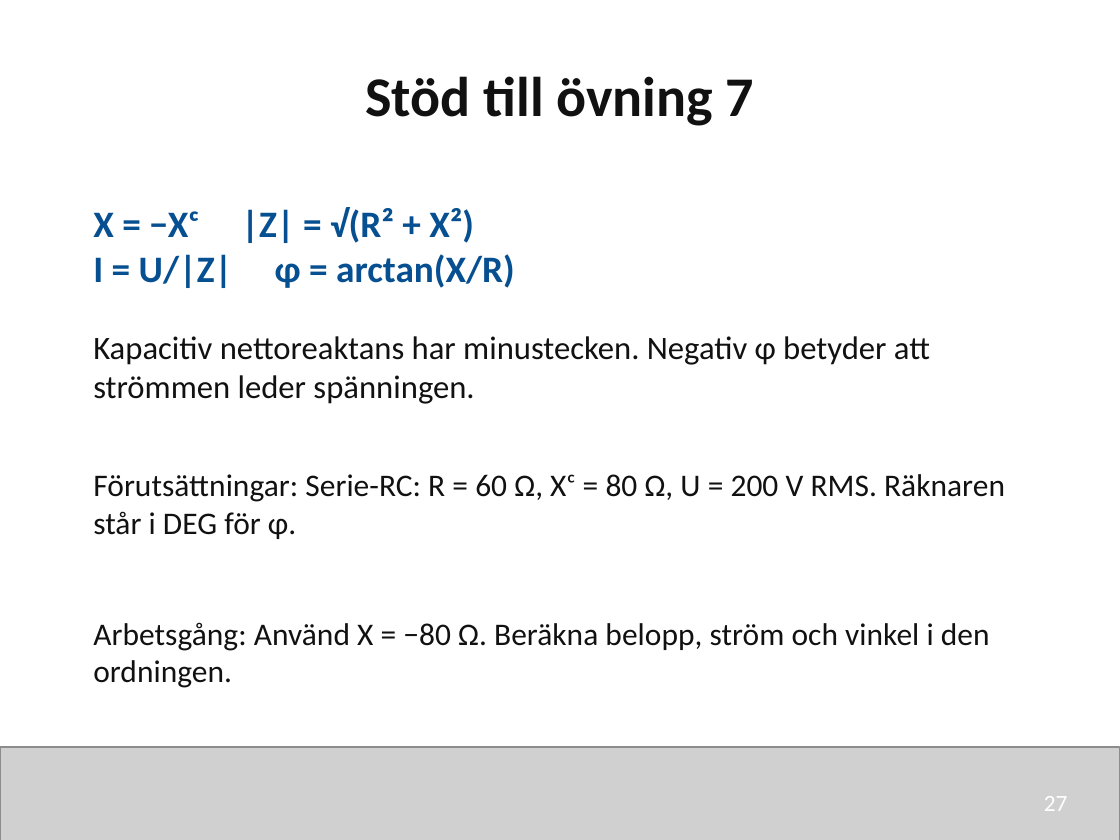
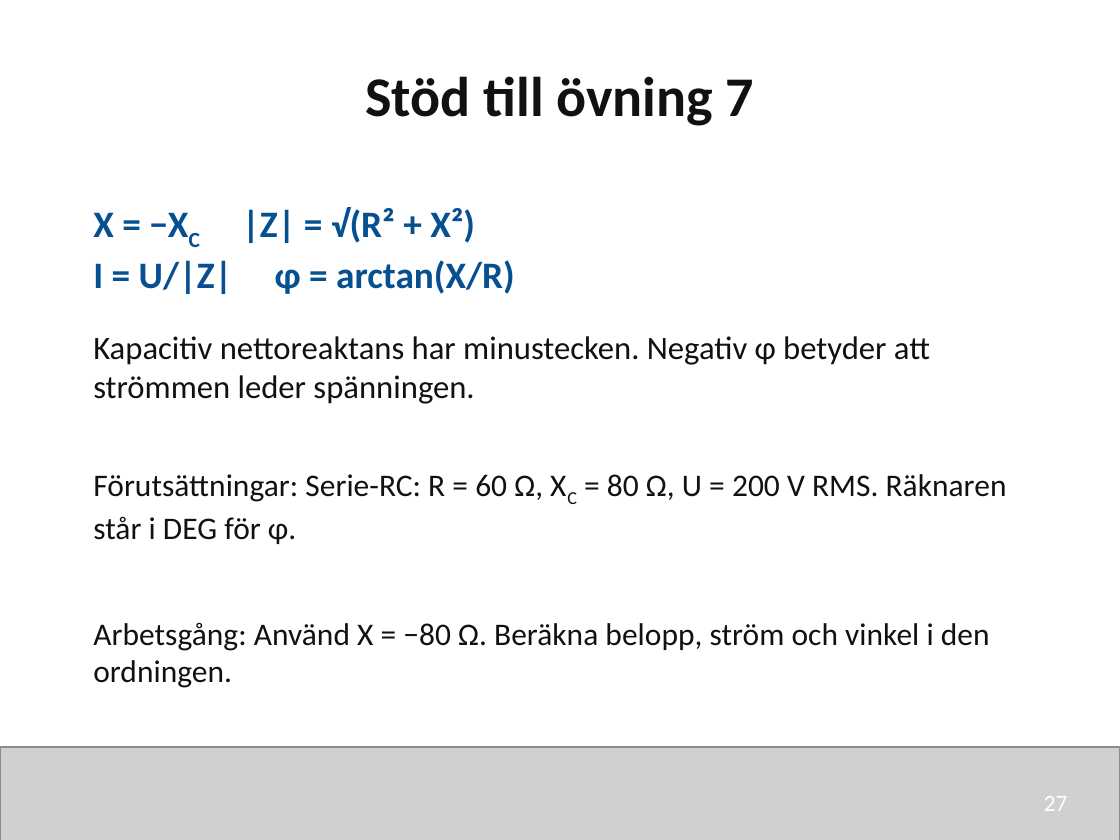
Before and after one commit to nj22az/nj22az.github.io, a slide deck: slide 27 of sjoskolan/vecka-40/aktuell/v40_02_Reaktans_och_impedans_elev.pptx. Drawn at 1120x840 pixels with LibreOffice and Linux fonts; fonts in the diff are those of the drawing; grey boxes stand for pictures. Boxes give left, top, right and bottom in pixels: in the first picture for what was removed or moved away, otherwise in the second. Text is boxed around its words. In the diff, an @@ line names an element or a change of style, - is before the commit and + after.

```diff
--- a/sjoskolan/vecka-40/aktuell/v40_02_Reaktans_och_impedans_elev.pptx
+++ b/sjoskolan/vecka-40/aktuell/v40_02_Reaktans_och_impedans_elev.pptx
@@ text at (x1=93, y1=207, x2=475, y2=243): text changed @@
-X = −Xᶜ |Z| = √(R² + X²)
+X = −XC |Z| = √(R² + X²)
@@ text at (x1=93, y1=474, x2=1007, y2=544): text changed @@
-Förutsättningar: Serie-RC: R = 60 Ω, Xᶜ = 80 Ω, U = 200 V RMS. Räknaren står i DEG för φ.
+Förutsättningar: Serie-RC: R = 60 Ω, XC = 80 Ω, U = 200 V RMS. Räknaren står i DEG för φ.
```
Also in this commit, not shown: 28 other slides changed, 12 other files.
